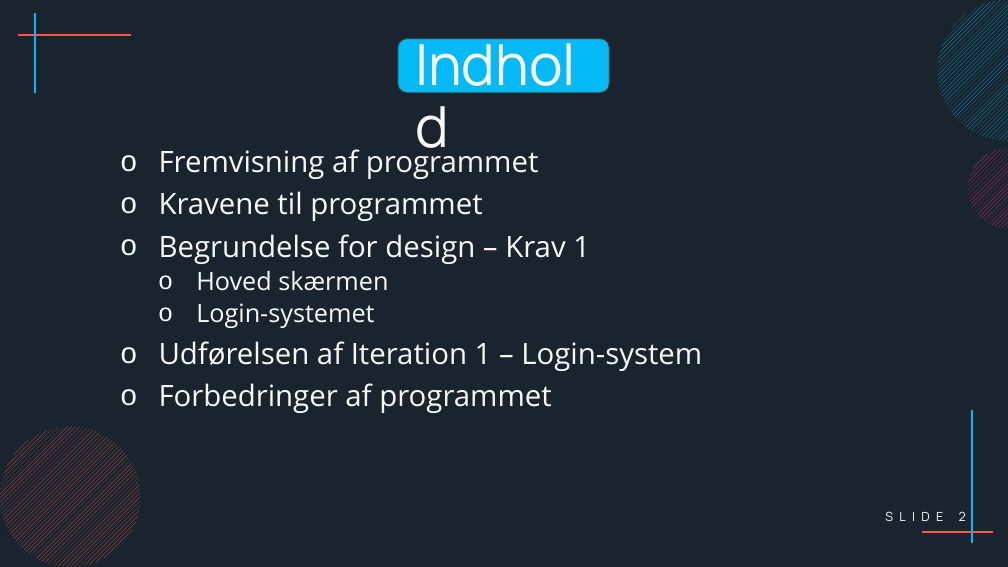
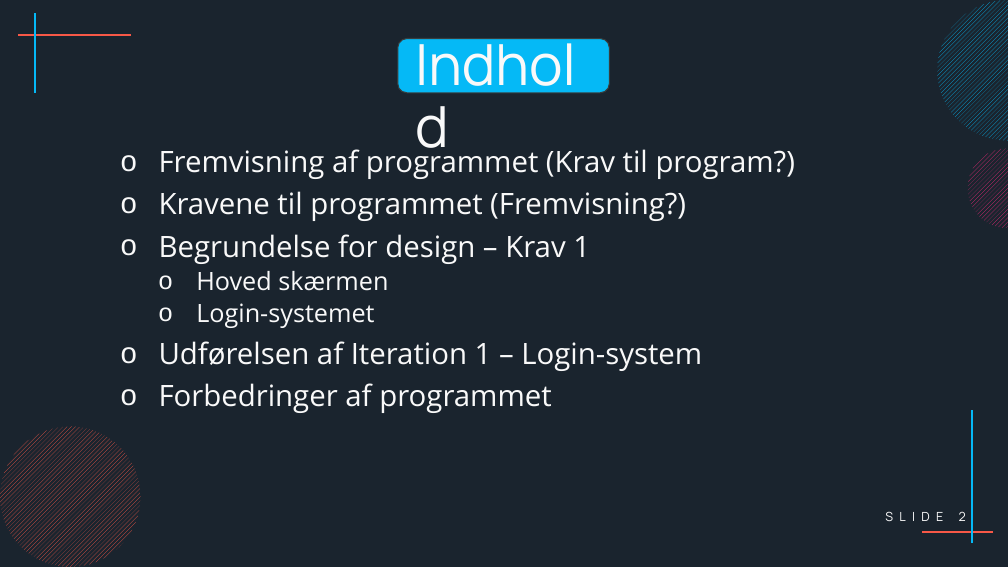
Before and after one commit to ProgrammeringOTGDKlassen/D-klassen-Programmering, a slide deck: slide 2 of Eksamensprojekt - Max/Præsentation/Præsentation af eksamensprojekt.pptx. Drawn at 1008x567 pixels with LibreOffice and Linux fonts; fonts in the diff are those of the drawing. Boxes give left, top, right and bottom in pixels: in the first picture for what was removed or moved away, otherwise in the second. Text is boxed around its words. In the diff, an @@ line names an element or a change of style, - is before the commit and + after.

Commit message:
Sej

```diff
--- a/Eksamensprojekt - Max/Præsentation/Præsentation af eksamensprojekt.pptx
+++ b/Eksamensprojekt - Max/Præsentation/Præsentation af eksamensprojekt.pptx
@@ text at (x1=159, y1=145, x2=795, y2=221): text changed @@
-o Fremvisning af programmet
-o Kravene til programmet
+o Fremvisning af programmet (Krav til program?)
+o Kravene til programmet (Fremvisning?)
```
